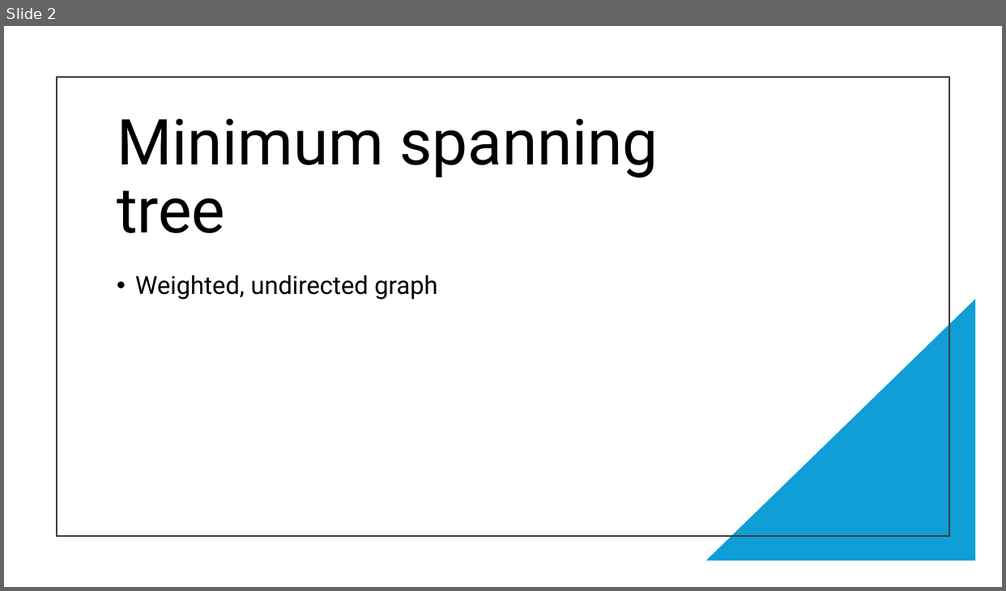
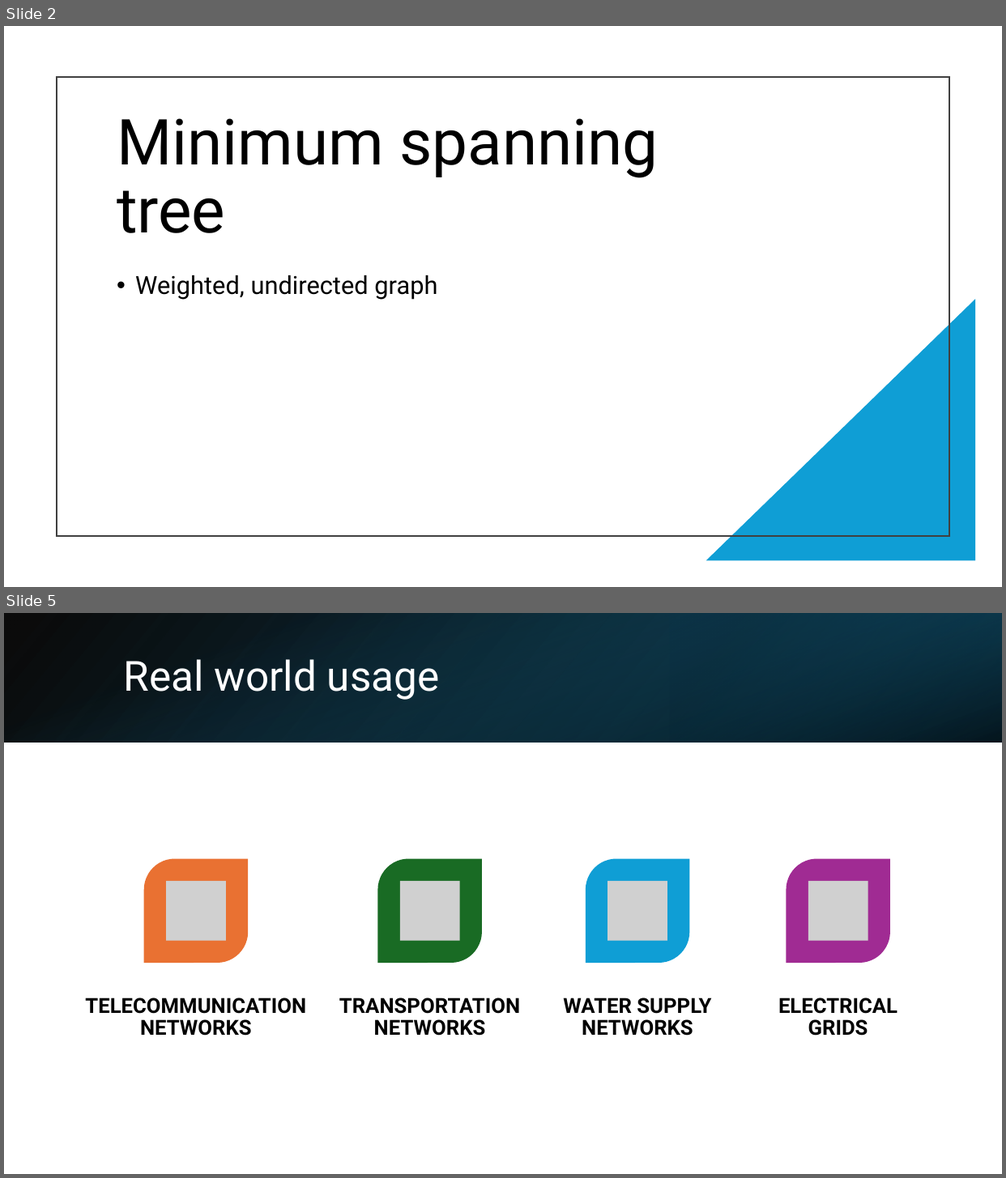
Before and after one commit to RobertNagy299/dsa-i-teaching, a slide deck: MyOwnPresentations/pptx/Min_Span_Tree_Shortest_Path_X.pptx. Shown one above the other, each under a label of ours: slide 2 before the commit, slides 2 and 5 after it; the slides between them are not shown. The pictures are 1006x591 and 1006x1178 pixels, drawn with LibreOffice and Linux fonts; fonts in the diff are those of the drawing; grey boxes stand for pictures. Boxes give left, top, right and bottom in pixels: in the first picture for what was removed or moved away, otherwise in the second. Text is boxed around its words. In the diff, an @@ line names an element or a change of style, - is before the commit and + after.

```diff
--- a/MyOwnPresentations/pptx/Min_Span_Tree_Shortest_Path_X.pptx
+++ b/MyOwnPresentations/pptx/Min_Span_Tree_Shortest_Path_X.pptx
@@ slide 5 added at bbox=[4, 613, 1002, 1174], background #FFFFFF @@
@@ rectangle added at bbox=[4, 613, 1002, 742], fill gradient #000000 to #104862 @@
@@ rectangle added at bbox=[4, 613, 1002, 742], fill gradient #156082 to #000000 @@
@@ rectangle added at bbox=[670, 613, 1002, 742], fill gradient #0B3041 to #156082 @@
@@ title added at bbox=[124, 659, 440, 700], 40 pt, text #FFFFFF @@
+Real world usage
@@ group added at bbox=[85, 858, 897, 1036]: 4 round diag rects, 4 pictures, 4 texts @@
+TELECOMMUNICATION NETWORKS
+TRANSPORTATION NETWORKS
+WATER SUPPLY NETWORKS
+ELECTRICAL GRIDS
```
Also in this commit, not shown: 1 slide changed, 12 other slides added.
